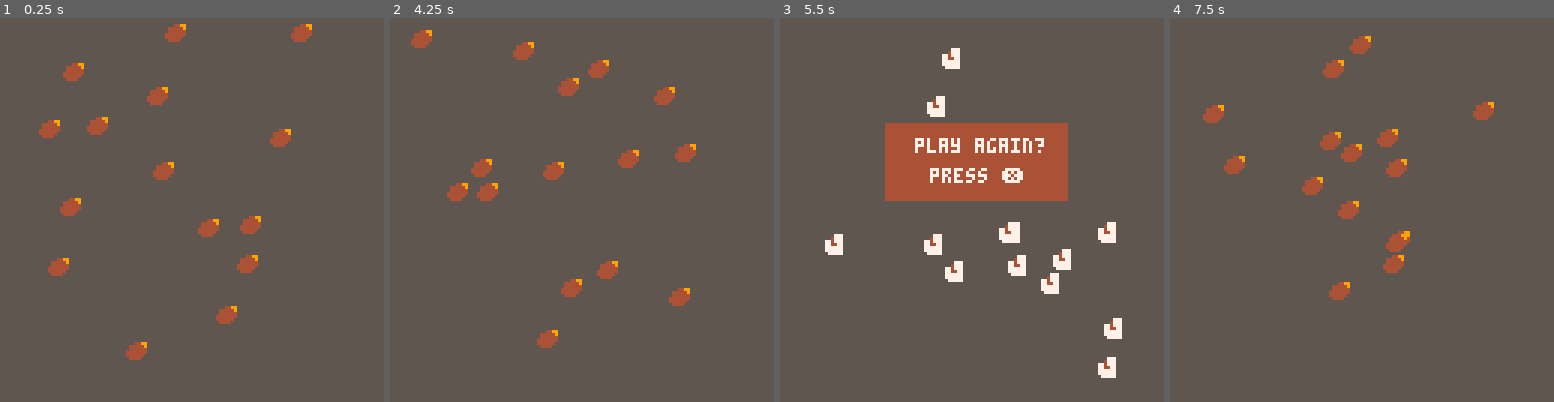
Above: before the commit, frames 1-4 (left to right).
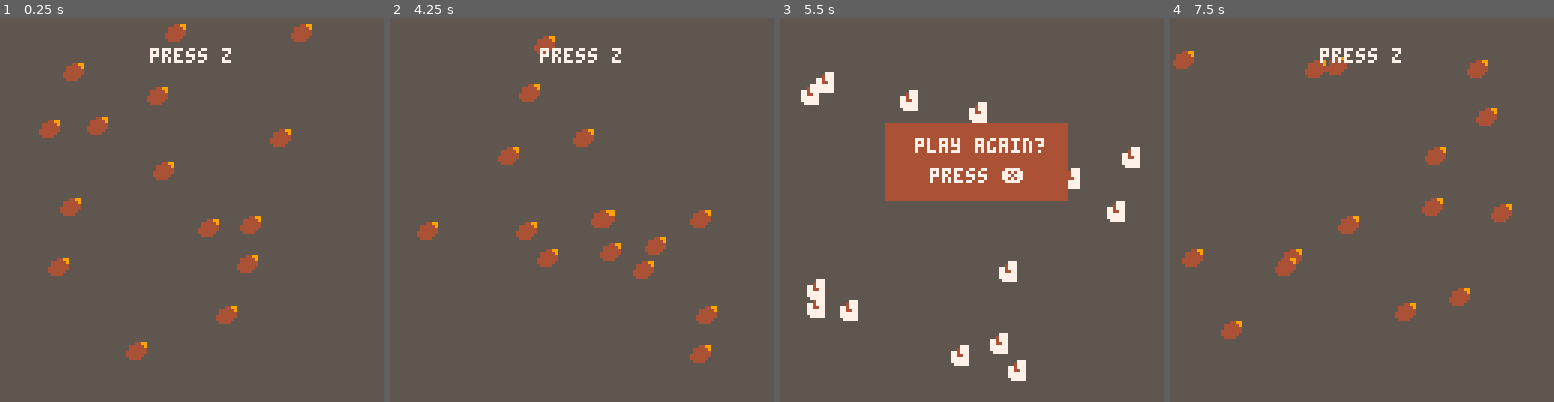
Above: after the commit, the same moments.

Repository: thoughtlesslabs/popper
Game: PICO-8 cartridge popper.p8
Two runs of this game, one before a commit and one after it. Both use one fixed random seed, a clock stepped at 60 frames per second and the inputs below.
Inputs:
- Up to frame 1 (0.25 s): no input
- Up to frame 2 (4.25 s): tap X (X key) at 0.33, 1.07, 1.85, 2.97, 4.08 s; tap O (Z key) at 0.7, 1.7, 2.1, 2.5, 2.9, 3.3, 3.7, 4.1 s
- Up to frame 3 (5.5 s): tap O (Z key) at 4.5, 4.9, 5.3 s; tap X (X key) at 5.2 s
- Up to frame 4 (7.5 s): tap O (Z key) every 0.4 s from 5.7 to 7.3 s; tap X (X key) at 6.32, 7.43 s

The runs differ from the first frame. In frame 1, 0.4% of the frame differs, in the area x 39-61%, y 7-12%; in frame 2, 6.2%, in the area x 5-86%, y 3-90%; in frame 3, 5.5%; in frame 4, 5.6%.

Commit message:
Added instructions at opening of game and added file to load onto Pico BBS

Diff:
--- a/popper.p8
+++ b/popper.p8
@@ -13,7 +13,7 @@
 
 function _update60()
 	if mode=="start" then
-		startgame()
+		updatestart()
 	elseif mode=="game" then
 		updatekern()
 	elseif mode=="retry" then
@@ -21,10 +21,14 @@
 	end
 end
 
-function startgame()
+function updatestart()
+	cls()
 	mode="game"
 	kern()
 	pop=false
+	if btnp(4) then
+		updatekern()
+	end
 end
 
 function kern()
@@ -51,6 +55,7 @@
 function drawkern()
 	local i
 	cls(5)
+	--rectfill(35,35,95,60,4)
 	for i=1,#x do
 		if v[i] then
 			spr(2,x[i],y[i])
@@ -59,7 +64,9 @@
 		end
 	end
 
-	if pop then
+	if not(pop) then
+		print("press z",50,10,7)
+	else
 		retry()
 	end
 end
@@ -80,17 +87,149 @@
 function _draw()
 	if mode=="game" then
 		drawkern()
+	elseif mode=="start" then
+		updatestart()
 	elseif mode=="retry" then
-		start()
-	end
-end
-…(10 lines of a section not shown)…
+		retry()
+	end
+end
+…(140 lines of a section not shown)…
Not shown, changed: 130 lines of the sprite sheet (__gfx__) section of popper.p8
Not shown, changed: the thumbnail (__label__) section of popper.p8
